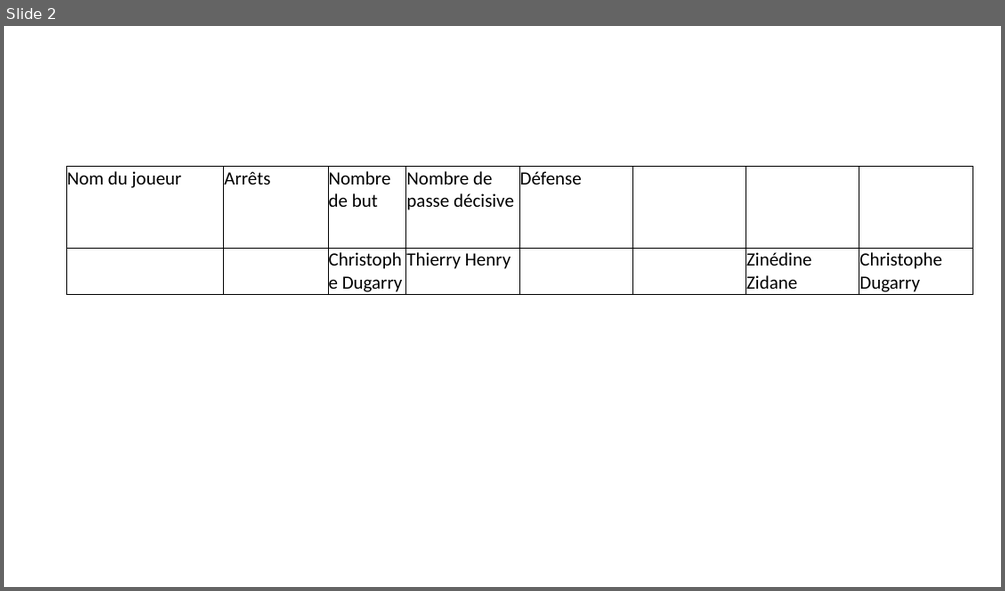
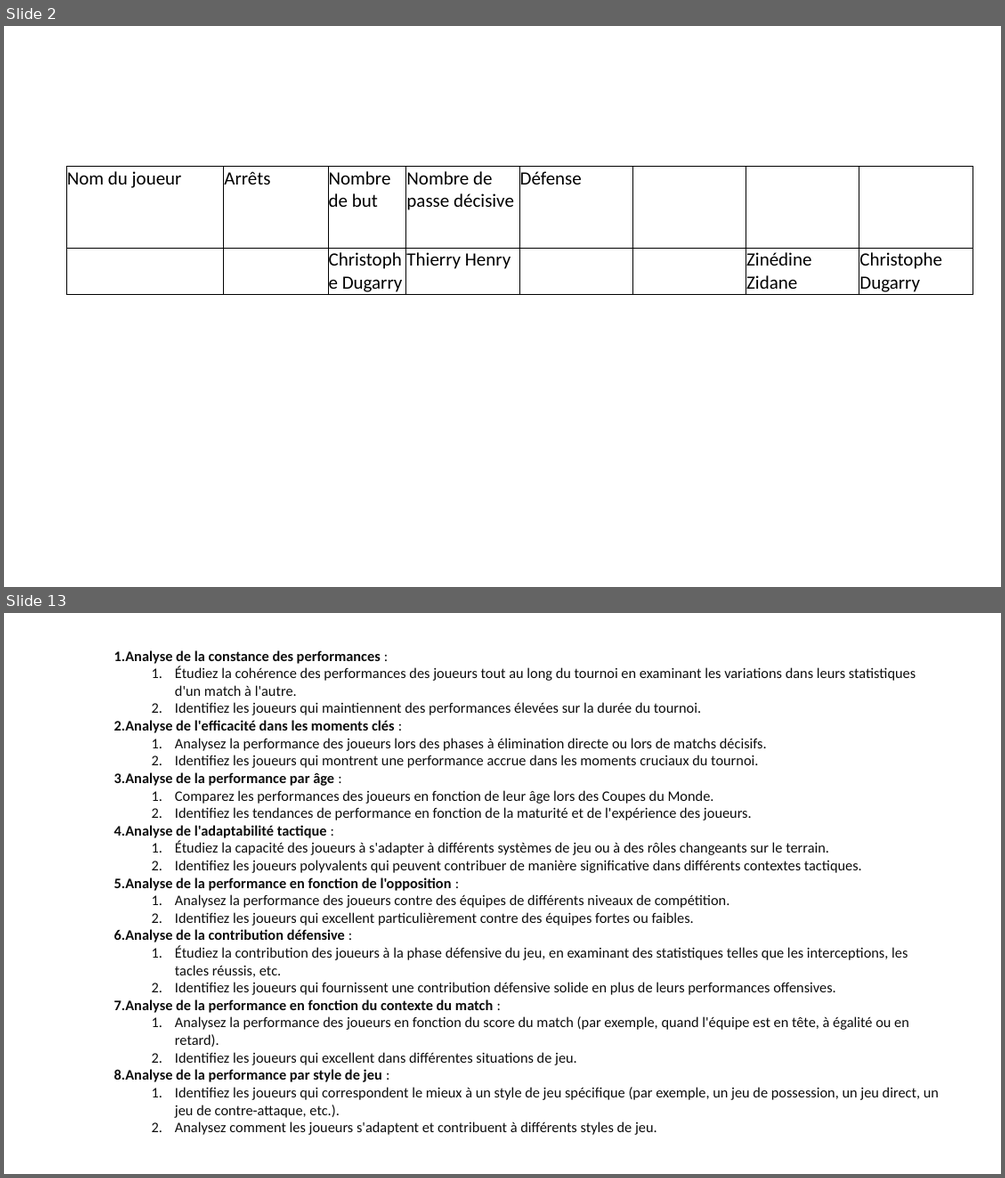
Before and after one commit to YohanCohen-Solal/statistiques_football, a slide deck: tâches_à_effectuer.pptx. Shown one above the other, each under a label of ours: slide 2 before the commit, slides 2 and 13 after it; the slides between them are not shown. The pictures are 1005x591 and 1005x1178 pixels, drawn with LibreOffice and Linux fonts; fonts in the diff are those of the drawing. Boxes give left, top, right and bottom in pixels: in the first picture for what was removed or moved away, otherwise in the second. Text is boxed around its words. In the diff, an @@ line names an element or a change of style, - is before the commit and + after.

```diff
--- a/tâches_à_effectuer.pptx
+++ b/tâches_à_effectuer.pptx
@@ slide 13 added at bbox=[4, 613, 1001, 1174], background #FFFFFF @@
@@ text added at bbox=[114, 650, 938, 1135], 14 pt, text #0D0D0D @@
+1. Analyse de la constance des performances :
+  1. Étudiez la cohérence des performances des joueurs tout au long du tournoi en examinant les variations dans leurs statistiques d'un match à l'autre.
+  2. Identifiez les joueurs qui maintiennent des performances élevées sur la durée du tournoi.
+2. Analyse de l'efficacité dans les moments clés :
+  1. Analysez la performance des joueurs lors des phases à élimination directe ou lors de matchs décisifs.
+  2. Identifiez les joueurs qui montrent une performance accrue dans les moments cruciaux du tournoi.
+3. Analyse de la performance par âge :
+  1. Comparez les performances des joueurs en fonction de leur âge lors des Coupes du Monde.
+  2. Identifiez les tendances de performance en fonction de la maturité et de l'expérience des joueurs.
+4. Analyse de l'adaptabilité tactique :
+  1. Étudiez la capacité des joueurs à s'adapter à différents systèmes de jeu ou à des rôles changeants sur le terrain.
+  2. Identifiez les joueurs polyvalents qui peuvent contribuer de manière significative dans différents contextes tactiques.
+5. Analyse de la performance en fonction de l'opposition :
+  1. Analysez la performance des joueurs contre des équipes de différents niveaux de compétition.
+  2. Identifiez les joueurs qui excellent particulièrement contre des équipes fortes ou faibles.
+6. Analyse de la contribution défensive :
+  1. Étudiez la contribution des joueurs à la phase défensive du jeu, en examinant des statistiques telles que les interceptions, les tacles réussis, etc.
+  2. Identifiez les joueurs qui fournissent une contribution défensive solide en plus de leurs performances offensives.
+7. Analyse de la performance en fonction du contexte du match :
+  1. Analysez la performance des joueurs en fonction du score du match (par exemple, quand l'équipe est en tête, à égalité ou en retard).
+  2. Identifiez les joueurs qui excellent dans différentes situations de jeu.
+8. Analyse de la performance par style de jeu :
+  1. Identifiez les joueurs qui correspondent le mieux à un style de jeu spécifique (par exemple, un jeu de possession, un jeu direct, un jeu de contre-attaque, etc.).
+  2. Analysez comment les joueurs s'adaptent et contribuent à différents styles de jeu.
```
Also in this commit, not shown: 1 slide changed, 9 other slides added, 4 other files.
